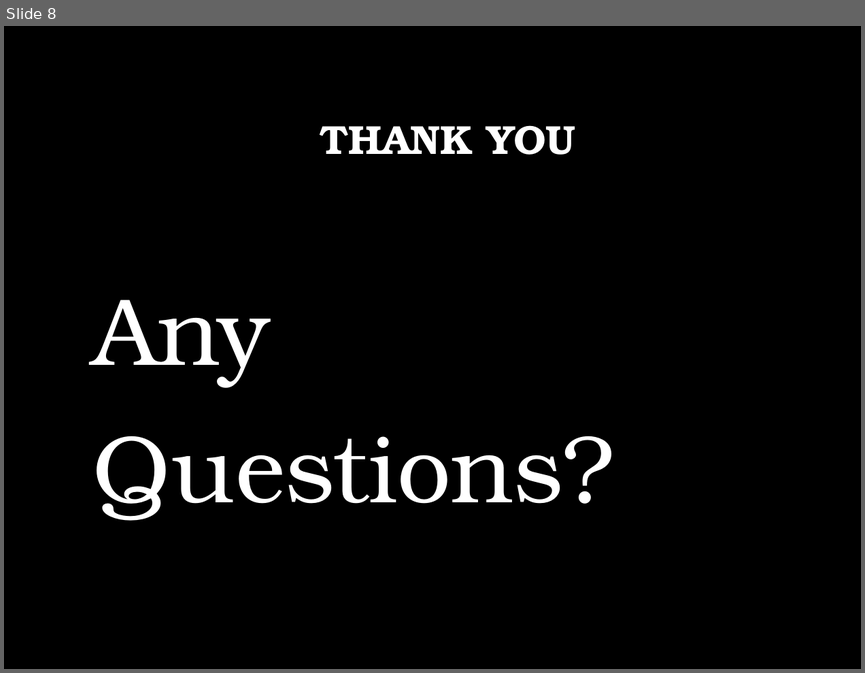
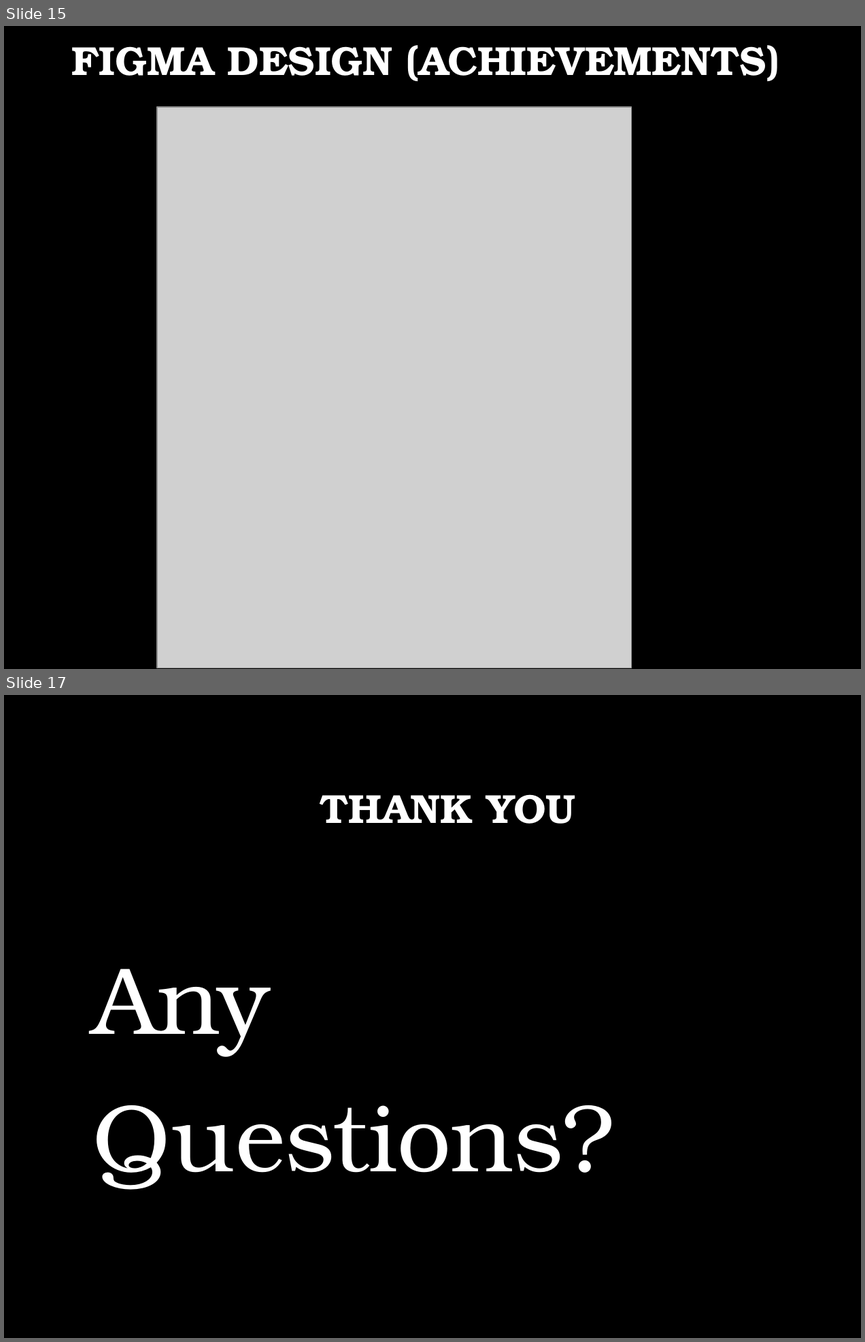
Before and after one commit to yuriiSY/Study-Buddy, a slide deck: Weekly Submissions/Week3/Presentation Week 3.pptx. Shown one above the other, each under a label of ours: slide 8 before the commit, slides 15 and 17 after it; the slides between them are not shown. The pictures are 865x673 and 865x1342 pixels, drawn with LibreOffice and Linux fonts; fonts in the diff are those of the drawing; grey boxes stand for pictures; background and template pictures are left out. Boxes give left, top, right and bottom in pixels: in the first picture for what was removed or moved away, otherwise in the second. Text is boxed around its words. In the diff, an @@ line names an element or a change of style, - is before the commit and + after.

```diff
--- a/Weekly Submissions/Week3/Presentation Week 3.pptx
+++ b/Weekly Submissions/Week3/Presentation Week 3.pptx
@@ slide 15 added at <box>4,26,861,669</box>, background picture (left out) @@
@@ title added at <box>72,45,779,81</box>, 34 pt, text #FFFFFF, bold @@
+FIGMA DESIGN (ACHIEVEMENTS)
@@ picture added at <box>158,106,631,667</box> @@
@@ what was slide 8 is now slide 17 @@
```
Also in this commit, not shown: 3 slides changed, 10 other slides added, 2 slides removed.
